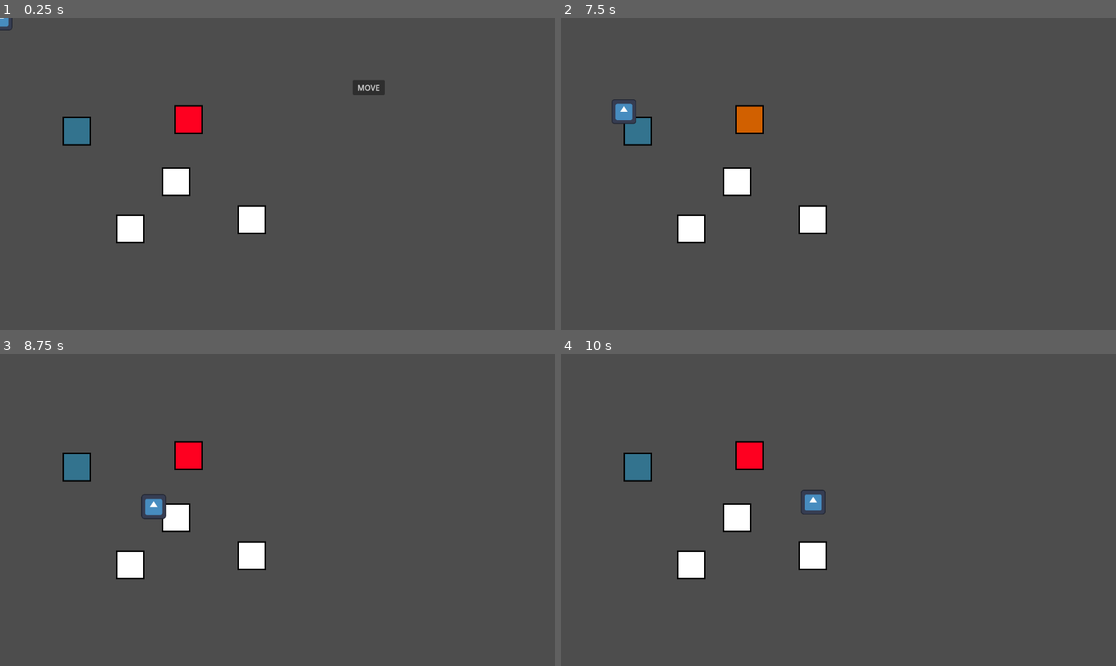
Above: before the commit, frames 1-4 (two rows, left to right).
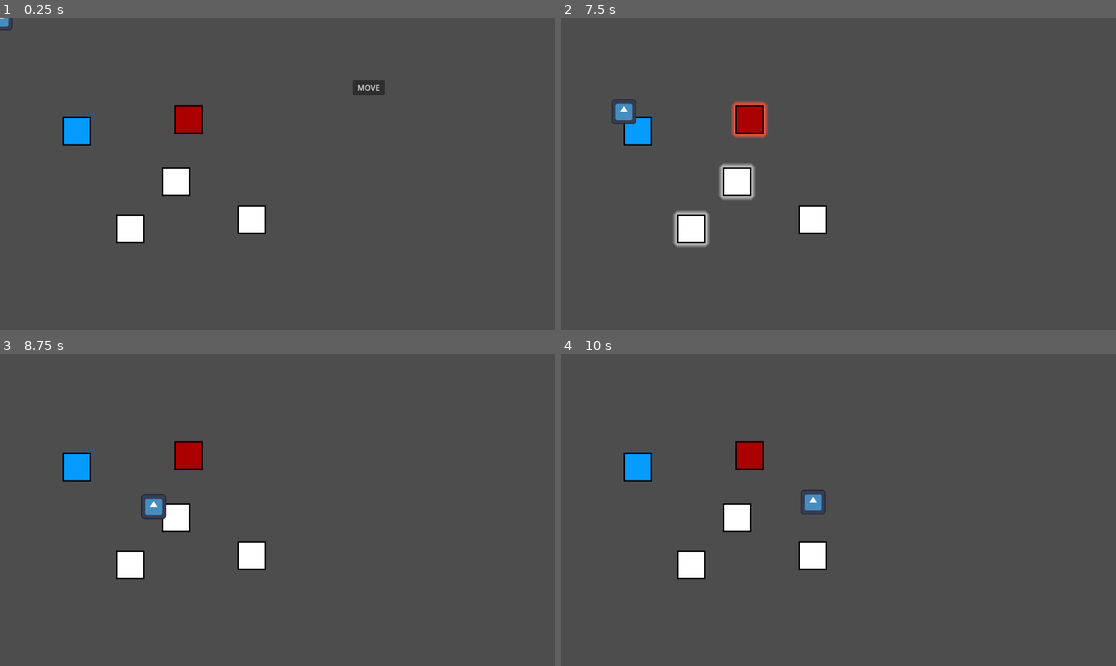
Above: after the commit, the same moments.

Repository: hfxbse/mparty
Game: Godot game, scene res://main/main.tscn
The game is run twice, just before and just after one commit, with the same random seed, the same clock (stepped at 60 frames per second) and the same inputs. The engine's default icon, where the game draws it, is replaced by a stand-in: a white triangle on a blue panel in a dark square.
Inputs (mouse positions are in pixels of both pictures, inside the frame that each line leads up to):
- Up to frame 1 (0.25 s): no input
- Up to frame 2 (7.5 s): click "MOVE" at 0.5 s; click (749, 120) at 1.25 s; click "MOVE" at 7.25 s
- Up to frame 3 (8.75 s): click (177, 516) at 8 s
- Up to frame 4 (10 s): no input

The runs differ from the first frame. In frame 1, 0.8% of the frame differs, in the area x 11-37%, y 28-41%; in frame 2, 1.6%, in the area x 11-38%, y 26-74%; in frame 3, 0.8%; in frame 4, 0.8%.

Commit message:
use drop shadow to indicate path picking

Diff:
--- a/map/field/field.gd
+++ b/map/field/field.gd
@@ -10,11 +10,11 @@
 var field_reached: Signal
 
 
-var color_overrides: Dictionary = {
-	"disabled": func (): return theme_override.color_normal,
-	"normal": func (): return theme_override.color_path_choice,
-	"hover": func (): return theme_override.color_path_choice_hover,
-	"pressed": func (): return theme_override.color_path_choice_picked,
+var shadow_color_overrides: Dictionary = {
+	"disabled": func (): return theme_override.field_color,
+	"normal": func (): return theme_override.shadow_color_normal,
+	"hover": func (): return theme_override.shadow_color_normal,
+	"pressed": func (): return theme_override.shadow_color_pressed,
 }
 
 
@@ -32,12 +32,16 @@
 
 func apply_theme_overide():
 	for style_name in theme.get_stylebox_list("Button"):
-		if theme_override == null || color_overrides.get(style_name).call() == null:
+		if theme_override == null:
 			remove_theme_stylebox_override(style_name)
 			continue
 
-		var style: StyleBox = theme.get_stylebox(style_name, "Button").duplicate()
-		style.bg_color = color_overrides.get(style_name).call()
+		var style: StyleBoxFlat = theme.get_stylebox(style_name, "Button").duplicate()
+		style.bg_color = theme_override.field_color
+
+		var shadow_color = shadow_color_overrides.get(style_name)
+		if shadow_color != null: style.shadow_color = shadow_color.call()
+
 		add_theme_stylebox_override(style_name, style)
 
 
--- /dev/null
+++ b/map/field/field.tres
@@ -0,0 +1,46 @@
+[gd_resource type="Theme" load_steps=5 format=3 uid="uid://v0p4bigbslv3"]
+
+[sub_resource type="StyleBoxFlat" id="StyleBoxFlat_63l6d"]
+bg_color = Color(1, 1, 1, 1)
+border_width_left = 3
+border_width_top = 3
+border_width_right = 3
+border_width_bottom = 3
+border_color = Color(0, 0, 0, 1)
+
+[sub_resource type="StyleBoxFlat" id="StyleBoxFlat_f06qu"]
+bg_color = Color(1, 1, 1, 1)
+border_width_left = 3
+border_width_top = 3
+border_width_right = 3
+border_width_bottom = 3
+border_color = Color(0, 0, 0, 1)
+shadow_color = Color(0.792157, 0.792157, 0.792157, 1)
+shadow_size = 15
+
+[sub_resource type="StyleBoxFlat" id="StyleBoxFlat_4rw8c"]
+bg_color = Color(1, 1, 1, 1)
+border_width_left = 3
+border_width_top = 3
+border_width_right = 3
+border_width_bottom = 3
+border_color = Color(0, 0, 0, 1)
+shadow_color = Color(0.792157, 0.792157, 0.792157, 1)
+shadow_size = 10
+anti_aliasing_size = 10.0
+
+[sub_resource type="StyleBoxFlat" id="StyleBoxFlat_cak2e"]
+bg_color = Color(1, 1, 1, 1)
+border_width_left = 3
+border_width_top = 3
+border_width_right = 3
+border_width_bottom = 3
+border_color = Color(0, 0, 0, 1)
+shadow_color = Color(1, 1, 1, 1)
+shadow_size = 15
+
+[resource]
+Button/styles/disabled = SubResource("StyleBoxFlat_63l6d")
+Button/styles/hover = SubResource("StyleBoxFlat_f06qu")
+Button/styles/normal = SubResource("StyleBoxFlat_4rw8c")
+Button/styles/pressed = SubResource("StyleBoxFlat_cak2e")
--- a/map/field/field.tscn
+++ b/map/field/field.tscn
@@ -1,44 +1,7 @@
-[gd_scene load_steps=7 format=3 uid="uid://v1lhq5i31xjj"]
+[gd_scene load_steps=3 format=3 uid="uid://v1lhq5i31xjj"]
 
+[ext_resource type="Theme" uid="uid://v0p4bigbslv3" path="res://map/field/field.tres" id="1_2v8b7"]
 [ext_resource type="Script" path="res://map/field/field.gd" id="2_snbne"]
-
-[sub_resource type="StyleBoxFlat" id="StyleBoxFlat_6884r"]
-bg_color = Color(1, 1, 1, 1)
-border_width_left = 3
-border_width_top = 3
-border_width_right = 3
-border_width_bottom = 3
-border_color = Color(0, 0, 0, 1)
-
-[sub_resource type="StyleBoxFlat" id="StyleBoxFlat_ymjr0"]
-bg_color = Color(1, 1, 1, 1)
-border_width_left = 3
-border_width_top = 3
-border_width_right = 3
-border_width_bottom = 3
-border_color = Color(0, 0, 0, 1)
-
-[sub_resource type="StyleBoxFlat" id="StyleBoxFlat_xd5yx"]
-bg_color = Color(1, 1, 1, 1)
-border_width_left = 3
-border_width_top = 3
-border_width_right = 3
-border_width_bottom = 3
-border_color = Color(0, 0, 0, 1)
-
-[sub_resource type="StyleBoxFlat" id="StyleBoxFlat_7hgv2"]
-bg_color = Color(1, 1, 1, 1)
-border_width_left = 3
-border_width_top = 3
-border_width_right = 3
-border_width_bottom = 3
-border_color = Color(0, 0, 0, 1)
-
-[sub_resource type="Theme" id="Theme_n2mx6"]
-Button/styles/disabled = SubResource("StyleBoxFlat_6884r")
-Button/styles/hover = SubResource("StyleBoxFlat_ymjr0")
-Button/styles/normal = SubResource("StyleBoxFlat_xd5yx")
-Button/styles/pressed = SubResource("StyleBoxFlat_7hgv2")
 
 [node name="Field" type="Button"]
 offset_left = -29.0
@@ -46,7 +9,7 @@
 offset_right = 30.0
 offset_bottom = 30.0
 focus_mode = 0
-theme = SubResource("Theme_n2mx6")
+theme = ExtResource("1_2v8b7")
 disabled = true
 script = ExtResource("2_snbne")
 metadata/_edit_group_ = true
--- a/map/field/field_theme.gd
+++ b/map/field/field_theme.gd
@@ -1,29 +1,23 @@
 @tool
 class_name FieldTheme extends Resource
 
-@export var color_normal: Color:
-	set(new_color):
-		if new_color != color_normal:
-			color_normal = new_color
+
+@export var field_color: Color:
+	set(color):
+		if color != field_color:
+			field_color = color
 			changed.emit()
 
 
-@export var color_path_choice: Color:
-	set(new_color):
-		if new_color != color_path_choice:
-			color_path_choice = new_color
+@export var shadow_color_normal: Color:
+	set(color):
+		if color != shadow_color_normal:
+			shadow_color_normal = color
 			changed.emit()
 
 
-@export var color_path_choice_picked: Color:
-	set(new_color):
-		if new_color != color_path_choice_picked:
-			color_path_choice_picked = new_color
+@export var shadow_color_pressed: Color:
+	set(color):
+		if color != shadow_color_pressed:
+			shadow_color_pressed = color
 			changed.emit()
-
-
-@export var color_path_choice_hover: Color:
-	set(new_color):
-		if new_color != color_path_choice_hover:
-			color_path_choice_hover = new_color
-			changed.emit()
--- a/map/map.tscn
+++ b/map/map.tscn
@@ -1,24 +1,55 @@
-[gd_scene load_steps=16 format=3 uid="uid://bcs3nvv2okhry"]
+[gd_scene load_steps=22 format=3 uid="uid://bcs3nvv2okhry"]
 
 [ext_resource type="Script" path="res://map/map.gd" id="1_4s7g8"]
 [ext_resource type="PackedScene" uid="uid://v1lhq5i31xjj" path="res://map/field/field.tscn" id="2_n4m0x"]
 [ext_resource type="PackedScene" uid="uid://bt0fygqn3yfuv" path="res://map/path/path.tscn" id="3_2pmp2"]
 [ext_resource type="Script" path="res://map/field/field_theme.gd" id="4_1itb6"]
 
-[sub_resource type="StyleBoxFlat" id="StyleBoxFlat_1bntx"]
-bg_color = Color(0.2, 0.45098, 0.556863, 1)
-border_width_left = 3
-border_width_top = 3
-border_width_right = 3
-border_width_bottom = 3
-border_color = Color(0, 0, 0, 1)
-
-[sub_resource type="Resource" id="Resource_y17wc"]
+[sub_resource type="StyleBoxFlat" id="StyleBoxFlat_cnxxp"]
+bg_color = Color(0.0196078, 0.607843, 1, 1)
+border_width_left = 3
+border_width_top = 3
+border_width_right = 3
+border_width_bottom = 3
+border_color = Color(0, 0, 0, 1)
+shadow_color = Color(0.431373, 0.72549, 1, 1)
+shadow_size = 10
+anti_aliasing_size = 10.0
+
+[sub_resource type="StyleBoxFlat" id="StyleBoxFlat_r5k41"]
+bg_color = Color(0.0196078, 0.607843, 1, 1)
+border_width_left = 3
+border_width_top = 3
+border_width_right = 3
+border_width_bottom = 3
+border_color = Color(0, 0, 0, 1)
+shadow_color = Color(0.431373, 0.72549, 1, 1)
+shadow_size = 15
+
+[sub_resource type="StyleBoxFlat" id="StyleBoxFlat_fue3r"]
+bg_color = Color(0.0196078, 0.607843, 1, 1)
+border_width_left = 3
+border_width_top = 3
+border_width_right = 3
+border_width_bottom = 3
+border_color = Color(0, 0, 0, 1)
+shadow_color = Color(0.619608, 0.815686, 1, 1)
+shadow_size = 15
+
+[sub_resource type="StyleBoxFlat" id="StyleBoxFlat_3n8dm"]
+bg_color = Color(0.0196078, 0.607843, 1, 1)
+border_width_left = 3
+border_width_top = 3
+border_width_right = 3
+border_width_bottom = 3
+border_color = Color(0, 0, 0, 1)
+shadow_color = Color(0.0196078, 0.607843, 1, 1)
+
+[sub_resource type="Resource" id="Resource_fawgd"]
 script = ExtResource("4_1itb6")
-color_normal = Color(0.2, 0.45098, 0.556863, 1)
-color_path_choice = Color(0, 0, 0, 1)
-color_path_choice_picked = Color(0, 0, 0, 1)
-color_path_choice_hover = Color(0, 0, 0, 1)
+field_color = Color(0.0196078, 0.607843, 1, 1)
+shadow_color_normal = Color(0.431373, 0.72549, 1, 1)
+shadow_color_pressed = Color(0.619608, 0.815686, 1, 1)
 
 [sub_resource type="Curve2D" id="Curve2D_h1pqj"]
 _data = {
@@ -38,20 +69,51 @@
 }
 point_count = 2
 
-[sub_resource type="StyleBoxFlat" id="StyleBoxFlat_74p6x"]
-bg_color = Color(0.996078, 0, 0.12549, 1)
-border_width_left = 3
-border_width_top = 3
-border_width_right = 3
-border_width_bottom = 3
-border_color = Color(0, 0, 0, 1)
-
-[sub_resource type="Resource" id="Resource_c4mc3"]
+[sub_resource type="StyleBoxFlat" id="StyleBoxFlat_duf0t"]
+bg_color = Color(0.666667, 0, 0, 1)
+border_width_left = 3
+border_width_top = 3
+border_width_right = 3
+border_width_bottom = 3
+border_color = Color(0, 0, 0, 1)
+shadow_color = Color(1, 0.337255, 0.266667, 1)
+shadow_size = 10
+anti_aliasing_size = 10.0
+
+[sub_resource type="StyleBoxFlat" id="StyleBoxFlat_hbwpq"]
+bg_color = Color(0.666667, 0, 0, 1)
+border_width_left = 3
+border_width_top = 3
+border_width_right = 3
+border_width_bottom = 3
+border_color = Color(0, 0, 0, 1)
+shadow_color = Color(1, 0.337255, 0.266667, 1)
+shadow_size = 15
+
+[sub_resource type="StyleBoxFlat" id="StyleBoxFlat_ipc2e"]
+bg_color = Color(0.666667, 0, 0, 1)
+border_width_left = 3
+border_width_top = 3
+border_width_right = 3
+border_width_bottom = 3
+border_color = Color(0, 0, 0, 1)
+shadow_color = Color(1, 0.576471, 0.517647, 1)
+shadow_size = 15
+
+[sub_resource type="StyleBoxFlat" id="StyleBoxFlat_tuftw"]
+bg_color = Color(0.666667, 0, 0, 1)
+border_width_left = 3
+border_width_top = 3
+border_width_right = 3
+border_width_bottom = 3
+border_color = Color(0, 0, 0, 1)
+shadow_color = Color(0.666667, 0, 0, 1)
+
+[sub_resource type="Resource" id="Resource_4san2"]
 script = ExtResource("4_1itb6")
-color_normal = Color(0.996078, 0, 0.12549, 1)
-color_path_choice = Color(0.819608, 0.376471, 0, 1)
-color_path_choice_picked = Color(0.784314, 0.690196, 0, 1)
-color_path_choice_hover = Color(0.863434, 0.637688, 0.373051, 1)
+field_color = Color(0.666667, 0, 0, 1)
+shadow_color_normal = Color(1, 0.337255, 0.266667, 1)
+shadow_color_pressed = Color(1, 0.576471, 0.517647, 1)
 
 [sub_resource type="Curve2D" id="Curve2D_gkgap"]
 _data = {
@@ -85,8 +147,11 @@
 offset_top = 49.0
 offset_right = 243.0
 offset_bottom = 109.0
-theme_override_styles/disabled = SubResource("StyleBoxFlat_1bntx")
-theme_override = SubResource("Resource_y17wc")
+theme_override_styles/normal = SubResource("StyleBoxFlat_cnxxp")
+theme_override_styles/hover = SubResource("StyleBoxFlat_r5k41")
+theme_override_styles/pressed = SubResource("StyleBoxFlat_fue3r")
+theme_override_styles/disabled = SubResource("StyleBoxFlat_3n8dm")
+theme_override = SubResource("Resource_fawgd")
 
 [node name="MapPath" parent="Start" instance=ExtResource("3_2pmp2")]
 curve = SubResource("Curve2D_h1pqj")
@@ -105,8 +170,11 @@
 offset_top = 25.0
 offset_right = 475.0
 offset_bottom = 85.0
-theme_override_styles/disabled = SubResource("StyleBoxFlat_74p6x")
-theme_override = SubResource("Resource_c4mc3")
+theme_override_styles/normal = SubResource("StyleBoxFlat_duf0t")
+theme_override_styles/hover = SubResource("StyleBoxFlat_hbwpq")
+theme_override_styles/pressed = SubResource("StyleBoxFlat_ipc2e")
+theme_override_styles/disabled = SubResource("StyleBoxFlat_tuftw")
+theme_override = SubResource("Resource_4san2")
 
 [node name="MapPath" parent="Field" instance=ExtResource("3_2pmp2")]
 position = Vector2(-416, -25)
